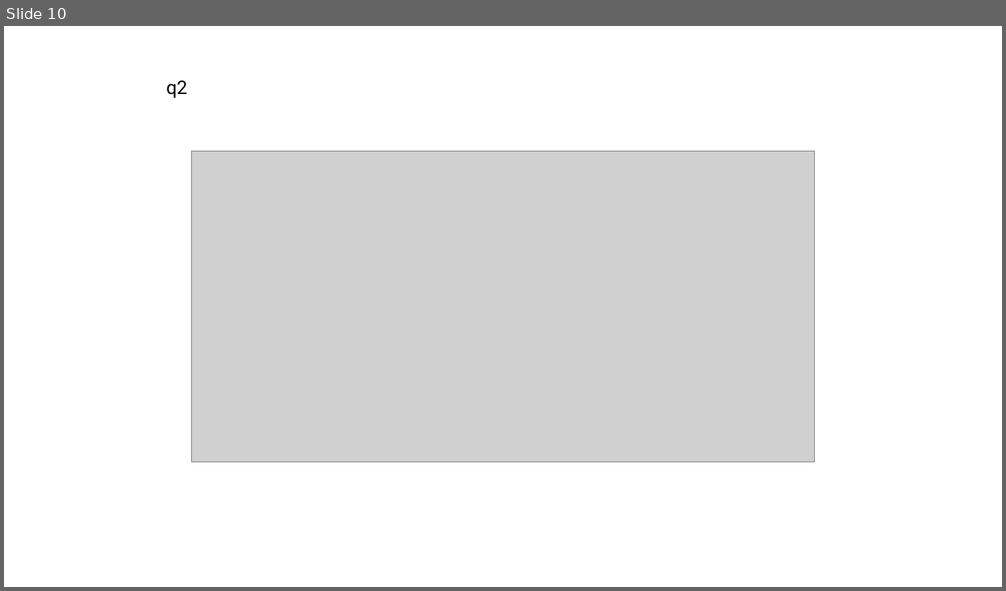
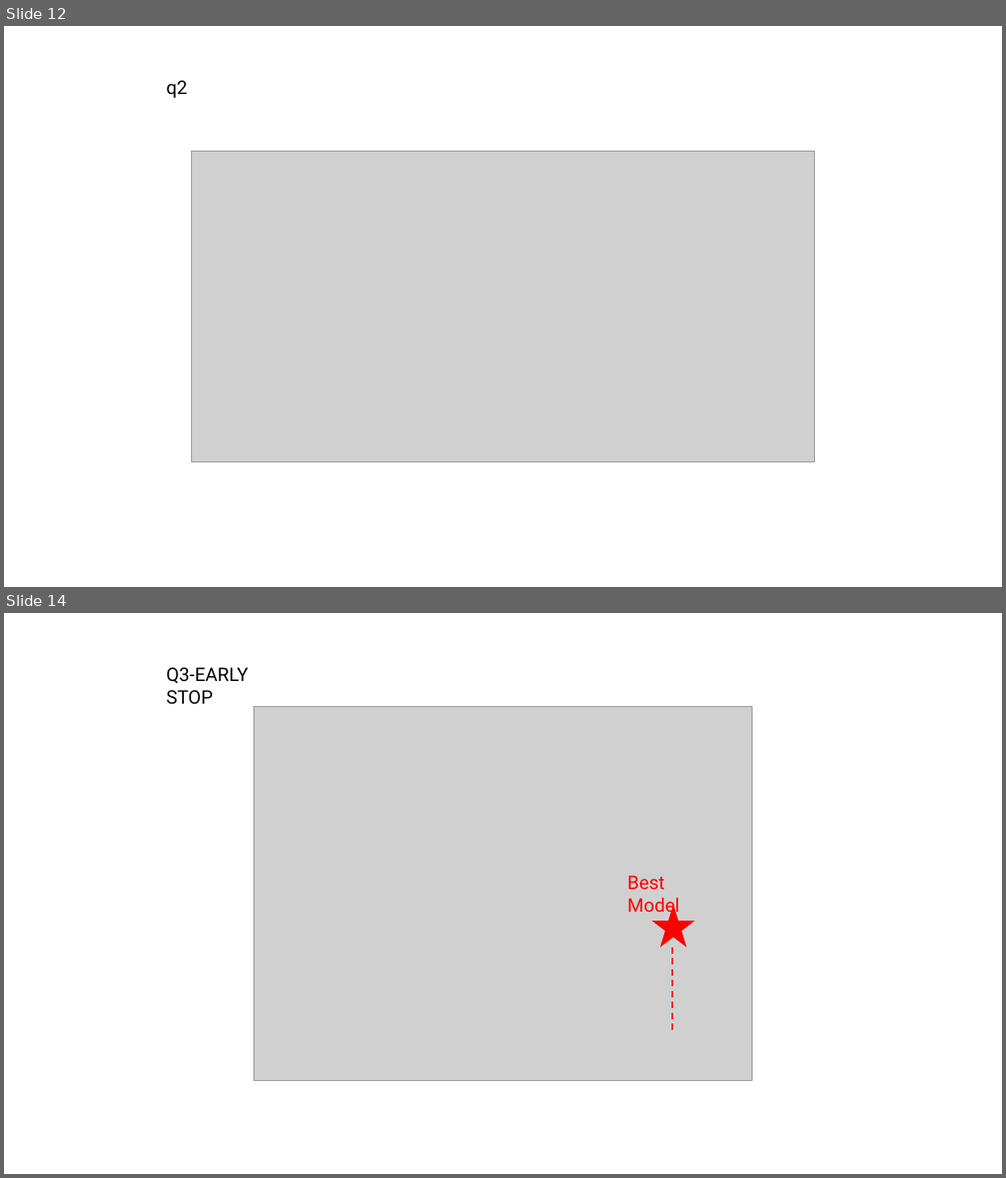
Before and after one commit to amirnadaBGU/deeplearningEE, a slide deck: hw_1_images.pptx. Shown one above the other, each under a label of ours: slide 10 before the commit, slides 12 and 14 after it; the slides between them are not shown. The pictures are 1006x591 and 1006x1178 pixels, drawn with LibreOffice and Linux fonts; fonts in the diff are those of the drawing; grey boxes stand for pictures. Boxes give left, top, right and bottom in pixels: in the first picture for what was removed or moved away, otherwise in the second. Text is boxed around its words. In the diff, an @@ line names an element or a change of style, - is before the commit and + after.

```diff
--- a/hw_1_images.pptx
+++ b/hw_1_images.pptx
@@ slide 14 added at <box>4,613,1002,1174</box>, background #FFFFFF @@
@@ text added at <box>166,667,248,705</box>, 18 pt, text #000000 @@
+Q3-EARLY STOP
@@ picture added at <box>253,707,752,1081</box> @@
@@ text added at <box>628,875,680,917</box>, 18 pt, text #FF0000 @@
+Best Model
@@ star added at <box>652,905,695,948</box>, fill #FF0000 @@
@@ line added from (672, 948) to (672, 1035), #FF0000 1.5 pt dashed @@
@@ what was slide 10 is now slide 12 @@
```
Also in this commit, not shown: 11 other slides added, 2 other files.
